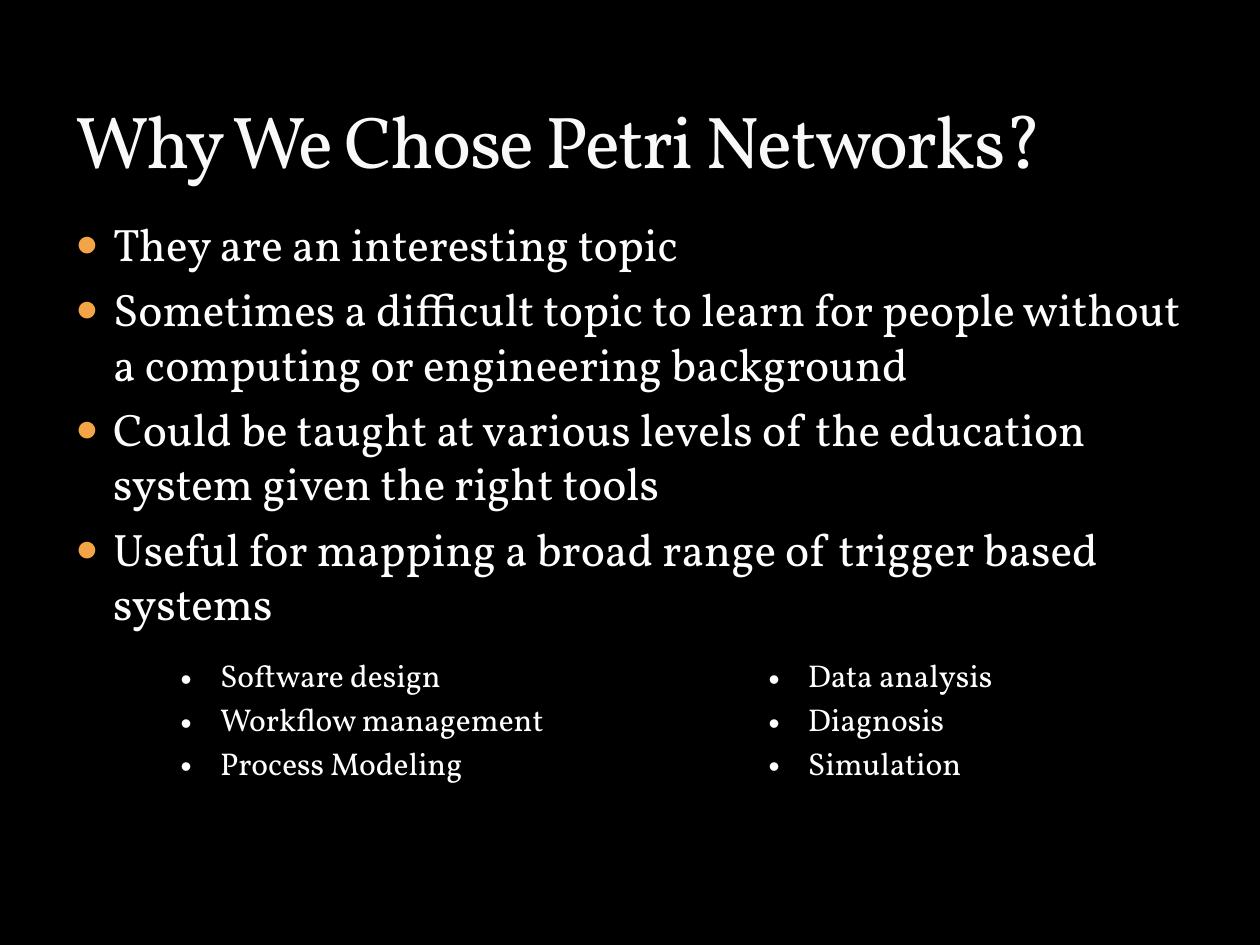
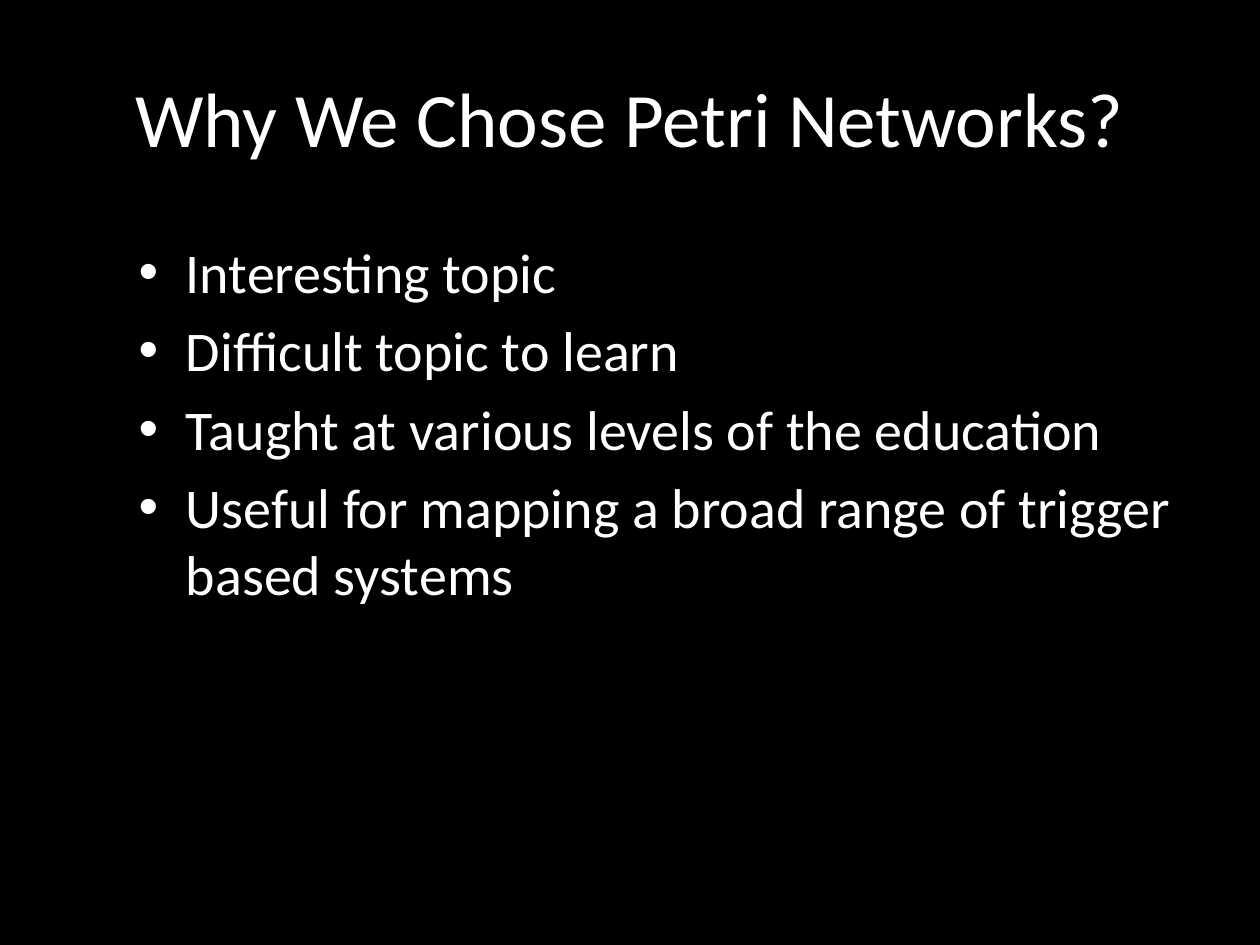
Before and after one commit to Hobbit/JPeNS, a slide deck: slide 3 of JPeNS_Presentation.pptx. Drawn at 1260x945 pixels with LibreOffice and Linux fonts; fonts in the diff are those of the drawing; background and template pictures are left out. Boxes give left, top, right and bottom in pixels: in the first picture for what was removed or moved away, otherwise in the second. Text is boxed around its words. In the diff, an @@ line names an element or a change of style, - is before the commit and + after.

```diff
--- a/JPeNS_Presentation.pptx
+++ b/JPeNS_Presentation.pptx
@@ title "Why We Chose Petri Networks?": place and size @@
-title "Why We Chose Petri Networks?" at <box>75,115,1043,187</box>
+title "Why We Chose Petri Networks?" at <box>135,93,1123,160</box>
@@ title "Why We Chose Petri Networks?" at <box>135,93,1123,160</box>: size 42 to 44 pt, font Vollkorn to Calibri, text colour #F9F9F9 to #FFFFFF, letter spacing -1 to 0 pt, letter outline #3C4422 0.25 pt to none; alignment left to centre; vertical alignment bottom to middle @@
@@ text "Interesting topic": place and size @@
-text "Interesting topic" at <box>113,228,1181,632</box>
+text "Interesting topic" at <box>186,254,1169,604</box>
@@ text at <box>186,254,1101,460</box>: text changed; size 26 to 32 pt; font Vollkorn to Calibri @@
-● They are an interesting topic
-● Sometimes a difficult topic to learn for people without a computing or engineering background
-● Could be taught at various levels of the education system given the right tools
+• Interesting topic
+• Difficult topic to learn
+• Taught at various levels of the education
@@ text at <box>186,489,1169,604</box>: size 26 to 32 pt, font Vollkorn to Calibri in "Useful for mapping a broad range of ..."; bullet ● to • @@
@@ table at <box>21,620,1218,796</box> @@
@@ size 18 to 20 pt, font Vollkorn to Calibri, text colour #FFFFFF to #000000 @@
@@ table: place and size @@
-table at <box>0,651,1176,815</box>
+table at <box>21,620,1218,796</box>
```
Also in this commit, not shown: 4 other slides changed, 1 slide added, 1 slide removed.
